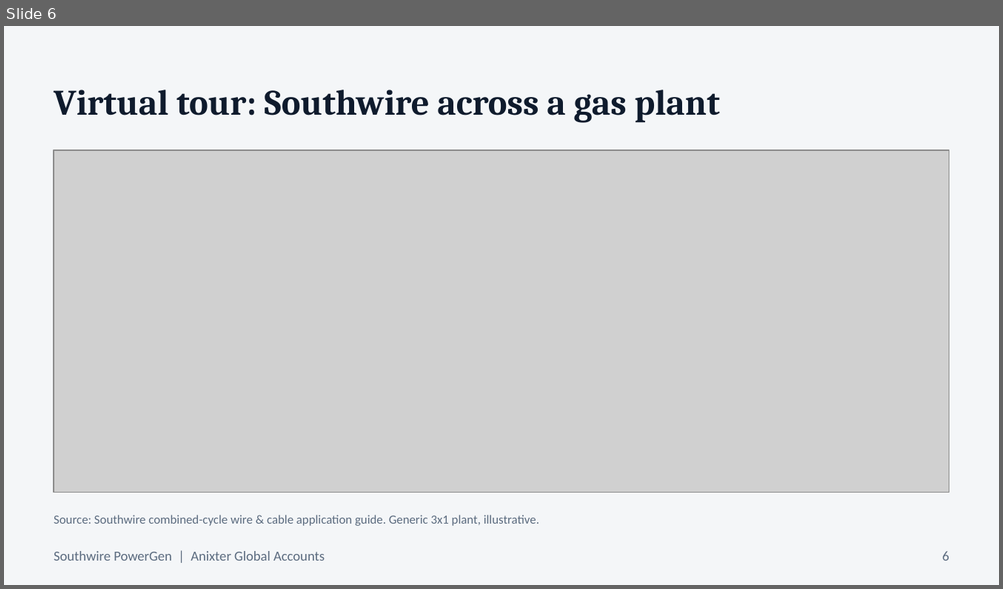
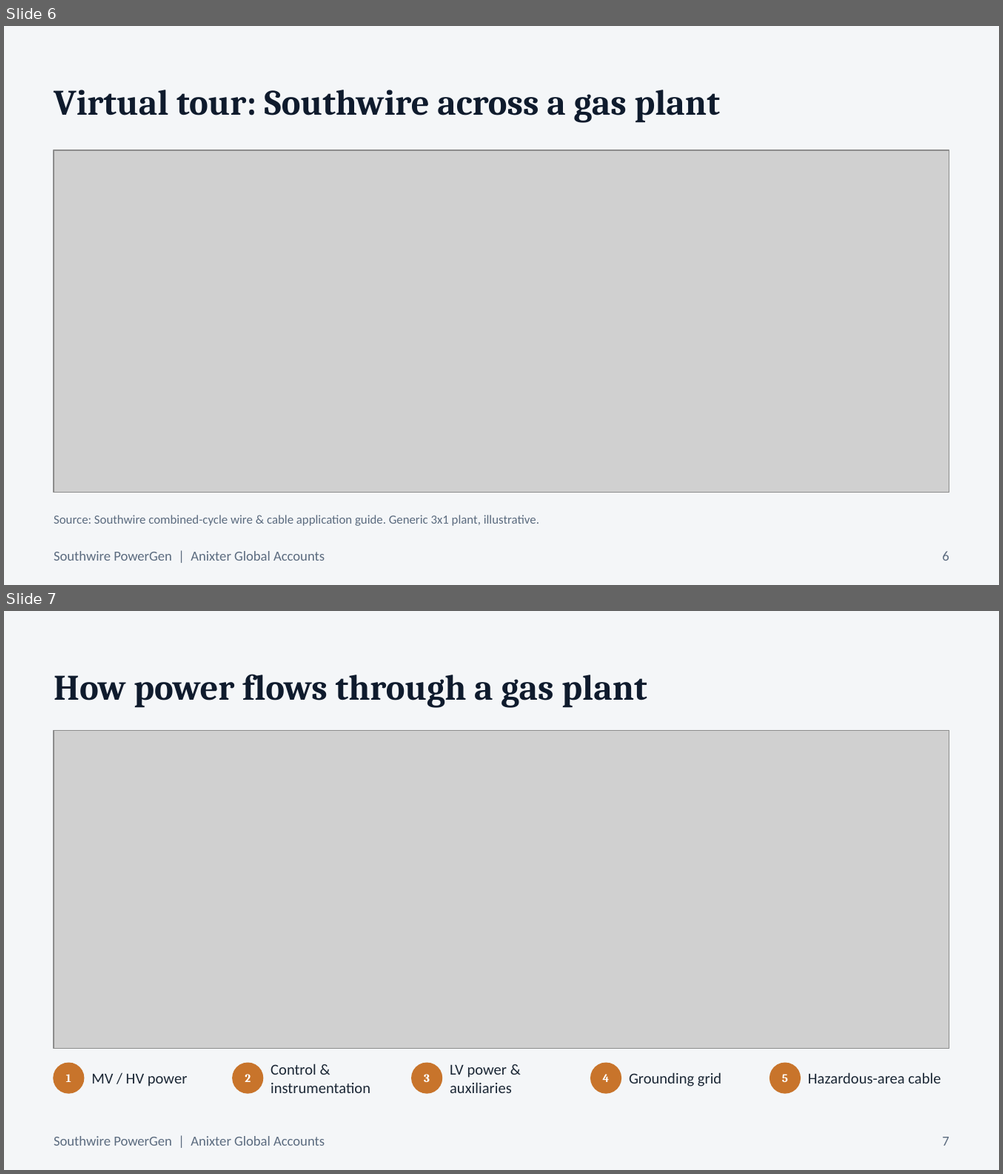
Before and after one commit to shardt87/ln, a slide deck: presentations/Anixter_PowerGen_Presentation_DRAFT.pptx. Shown one above the other, each under a label of ours: slide 6 before the commit, slides 6 and 7 after it. The pictures are 1003x589 and 1003x1174 pixels, drawn with LibreOffice and Linux fonts; fonts in the diff are those of the drawing; grey boxes stand for pictures. Boxes give left, top, right and bottom in pixels: in the first picture for what was removed or moved away, otherwise in the second. Text is boxed around its words. In the diff, an @@ line names an element or a change of style, - is before the commit and + after.

```diff
--- a/presentations/Anixter_PowerGen_Presentation_DRAFT.pptx
+++ b/presentations/Anixter_PowerGen_Presentation_DRAFT.pptx
@@ slide 7 added at (4,611,999,1170), background #F4F6F8 @@
@@ text added at (54,674,646,707), 26 pt, text #0F1B2D, bold @@
+How power flows through a gas plant
@@ picture added at (54,730,949,1048) @@
@@ ellipse added at (54,1064,84,1093), fill #C8742B, outline #C8742B 1 pt @@
@@ text added at (66,1074,71,1082), 8.4 pt, text #FFFFFF, bold @@
+1
@@ text added at (91,1074,188,1087), 11 pt, text #1B2735 @@
+MV / HV power
@@ ellipse added at (233,1064,262,1093), fill #C8742B, outline #C8742B 1 pt @@
@@ text added at (244,1074,250,1082), 8.4 pt, text #FFFFFF, bold @@
+2
@@ text added at (270,1064,370,1093), 11 pt, text #1B2735 @@
+Control & instrumentation
@@ ellipse added at (412,1064,441,1093), fill #C8742B, outline #C8742B 1 pt @@
@@ text added at (424,1074,430,1082), 8.4 pt, text #FFFFFF, bold @@
+3
@@ text added at (449,1065,512,1093), 11 pt, text #1B2735 @@
+LV power & auxiliaries
@@ ellipse added at (591,1064,620,1093), fill #C8742B, outline #C8742B 1 pt @@
@@ text added at (603,1074,609,1082), 8.4 pt, text #FFFFFF, bold @@
+4
@@ text added at (629,1073,721,1087), 11 pt, text #1B2735 @@
+Grounding grid
@@ ellipse added at (770,1064,800,1093), fill #C8742B, outline #C8742B 1 pt @@
@@ text added at (782,1074,788,1082), 8.4 pt, text #FFFFFF, bold @@
+5
@@ text added at (808,1073,940,1084), 11 pt, text #1B2735 @@
+Hazardous-area cable
@@ text added at (54,1136,324,1146), 10 pt, text #5B6B7F @@
+Southwire PowerGen | Anixter Global Accounts
@@ text added at (942,1137,948,1146), 10 pt, text #5B6B7F @@
+7
```
Also in this commit, not shown: 4 slides changed, 10 other slides added, 10 other files.
